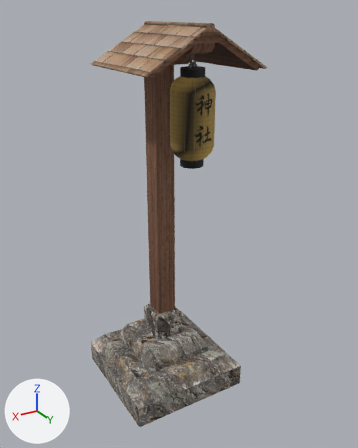
The FBX model Assets/XanaBuilder Assets/Models/NNJ/03_JapaneseLamps/NNJ0310003_Lamp3/NNJ0310003.fbx: old version first, new version second.
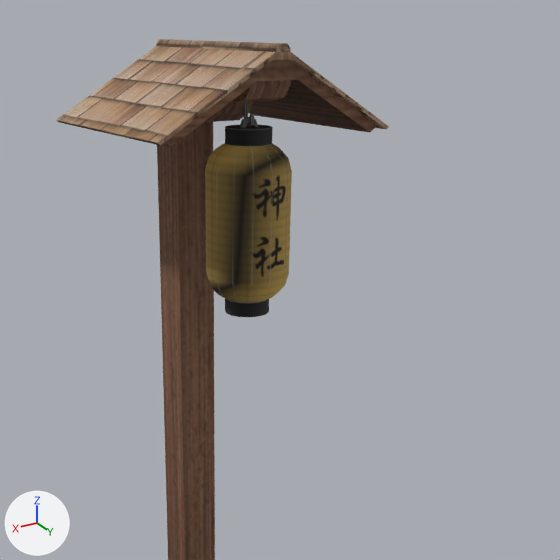
Old and new are each drawn whole from a camera (50 mm lens) standing at (1.76, 3.21, 3.03) and looking at (-0.09, 0.13, 1.48) and again close up on the part from 17% to 100% of the width and 0% to 66% of the height. Every picture has the same lights, and +X, +Y and +Z are marked at lower left. Where no turn or scale is listed for an object, it has been applied to the vertices.

Objects in the first close-up: 'smNNJ0310003'.
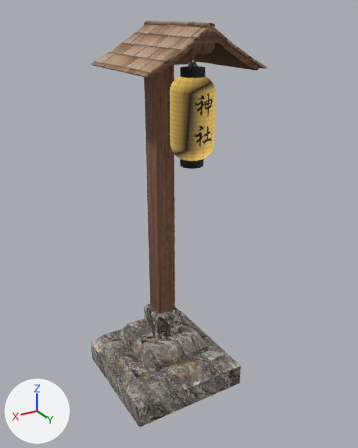
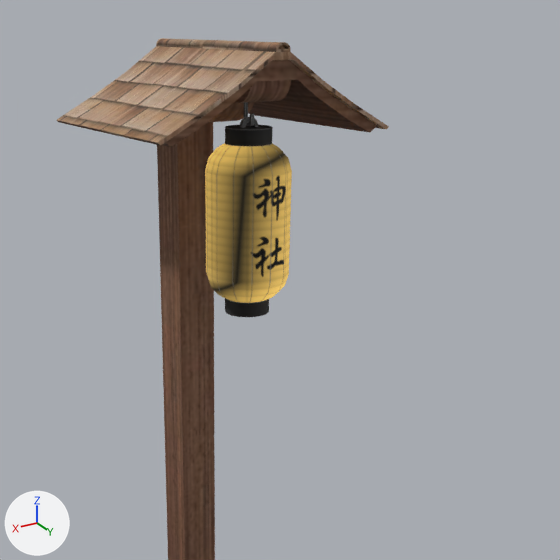
Where the change shows, as pixel boxes (x1, y1, x2, y2) in the close-ups (560 x 560 px):
'smNNJ0310003', surface changed, reshaped
    before: (57, 39, 389, 560)
    after: (57, 38, 389, 560)
part 1 of me_mesh, built on
    before: (57, 39, 389, 147)
    after: (57, 38, 389, 147)

Diff of the bpy script that builds the scene:
```diff
--- a/Assets/XanaBuilder Assets/Models/NNJ/03_JapaneseLamps/NNJ0310003_Lamp3/NNJ0310003.fbx.py
+++ b/Assets/XanaBuilder Assets/Models/NNJ/03_JapaneseLamps/NNJ0310003_Lamp3/NNJ0310003.fbx.py
@@ img_txnnj0310003_emission_png @@
+img_txnnj0310003_emission_png = load_image('txNNJ0310003_Emission.png', '_unpacked/txNNJ0310003_Emission.png', 2048, 2048, 'sRGB')
@@ mat_mtnnj0310003_placemode @@
 n0 = _N.new('ShaderNodeBsdfPrincipled'); n0.name = 'Principled BSDF'
 n0.inputs[2].default_value = 0.859  # 'Roughness'
+n0.inputs[28].default_value = 1.0  # 'Emission Strength'
 n1 = _N.new('ShaderNodeOutputMaterial'); n1.name = 'Material Output'
@@ mat_mtnnj0310003_placemode @@
 n2 = _N.new('ShaderNodeTexImage'); n2.name = 'Image Texture'
 n2.image = img_txnnj0310003_diffuse_png
+n3 = _N.new('ShaderNodeTexImage'); n3.name = 'Image Texture.001'
+n3.image = img_txnnj0310003_emission_png
 _L.new(n2.outputs[0], n0.inputs[0])  # 'Color' to 'Base Color'
-_L.new(n2.outputs[1], n0.inputs[4])  # 'Alpha' to 'Alpha'
 _L.new(n0.outputs[0], n1.inputs[0])  # 'BSDF' to 'Surface'
+_L.new(n3.outputs[0], n0.inputs[27])  # 'Color' to 'Emission Color'
@@ me_mesh @@
 # used by ob_smnnj0310003; location = (0.0, 0.0, 0.0)
-me_mesh.from_pydata(...)  # 328 vertices, 308 faces; spans x -0.5..0.5, y -0.5..0.64, z 0.0..2.96
+me_mesh.from_pydata(...)  # 460 vertices, 428 faces; spans x -0.5..0.5, y -0.5..0.64, z 0.0..2.96
+# me_mesh part 1
+# 75 faces are deleted
+# 116 vertices are added at x -0.29..0.16, y -0.16..0.64, z 2.69..2.96
+# 8 new vertices lie (0.13, 0.0, 0.08) away from vertices in x -0.29..-0.28, y -0.16..0.64, z 2.72..2.77
+# 8 new vertices lie (0.13, 0.0, -0.08) away from vertices in x 0.15..0.16, y -0.16..0.64, z 2.8..2.85
+# 195 new faces join them
 me_mesh.materials.append(mat_mtnnj0310003_placemode)
```
